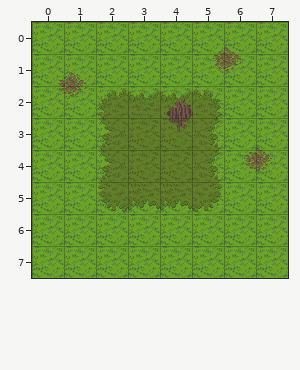
Two states of a Tiled map (JSON), src/Game/assets/tilemaps/test_overworld.tmj. That is the earlier state.
Cells are 32x32 px. Shown: x 0..7, y 0..7.
After:
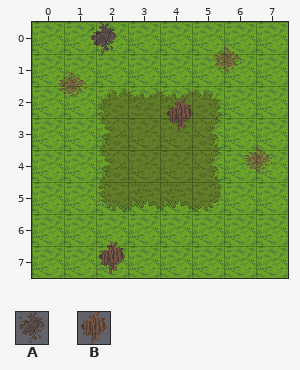
Key: from "ground": A 1035, B 1046.
Objects are placed by their top-left corner, in cells (3,4 is the top-left corner of cell 3,4); size is 1x1 cell unless given.
The commit says: Extend Tiled hybrid objects with doors and signs
Diff:
Layer "props":
A new object: A "NorthDoor" at 1.8,0.
A new object: B "WelcomeSign" at 2,6.9.
Pixel boxes of the changes (left, top, right, bottom) in both pictures:
added: (91, 23, 117, 54)
added: (99, 242, 125, 274)
